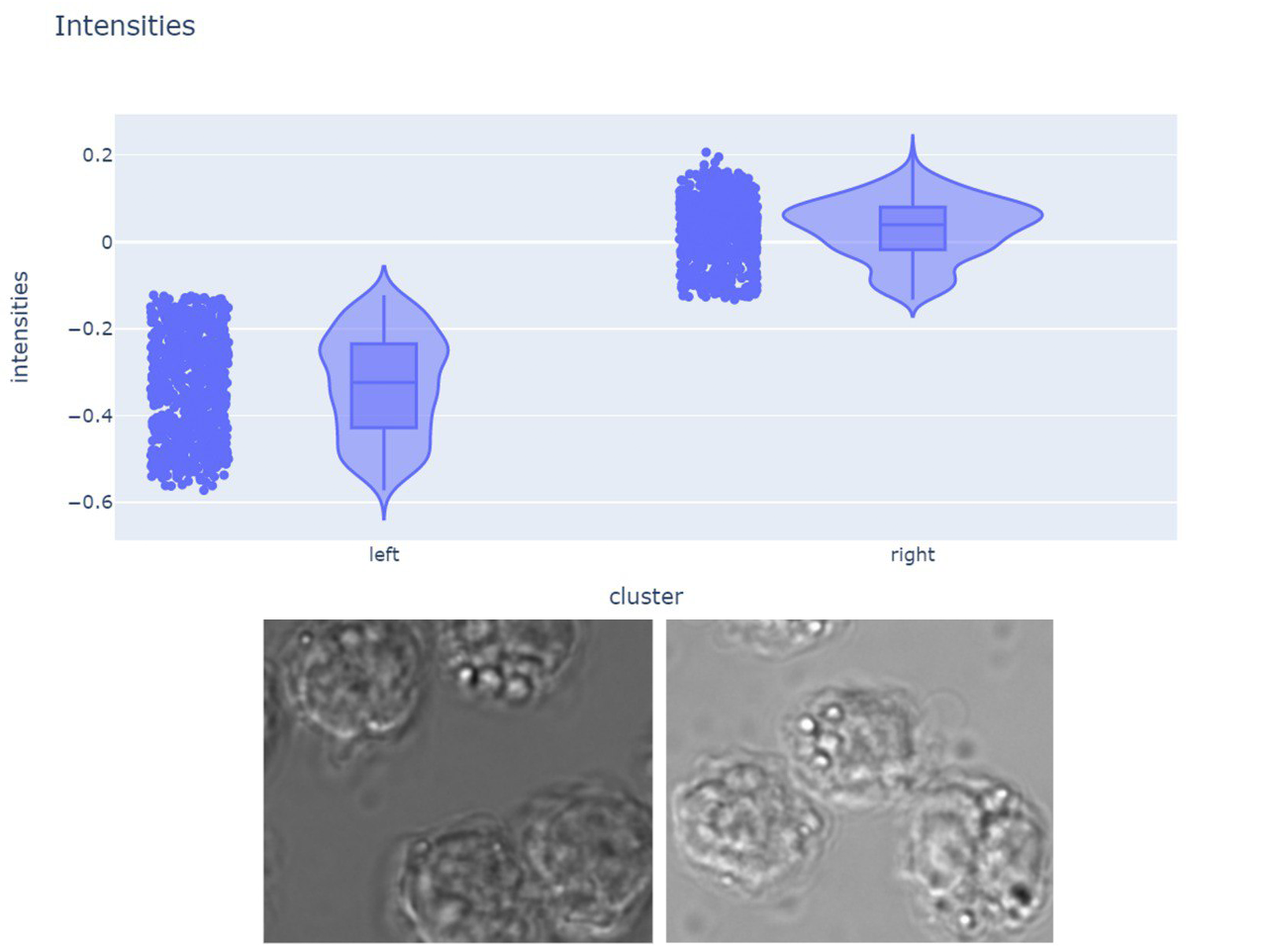
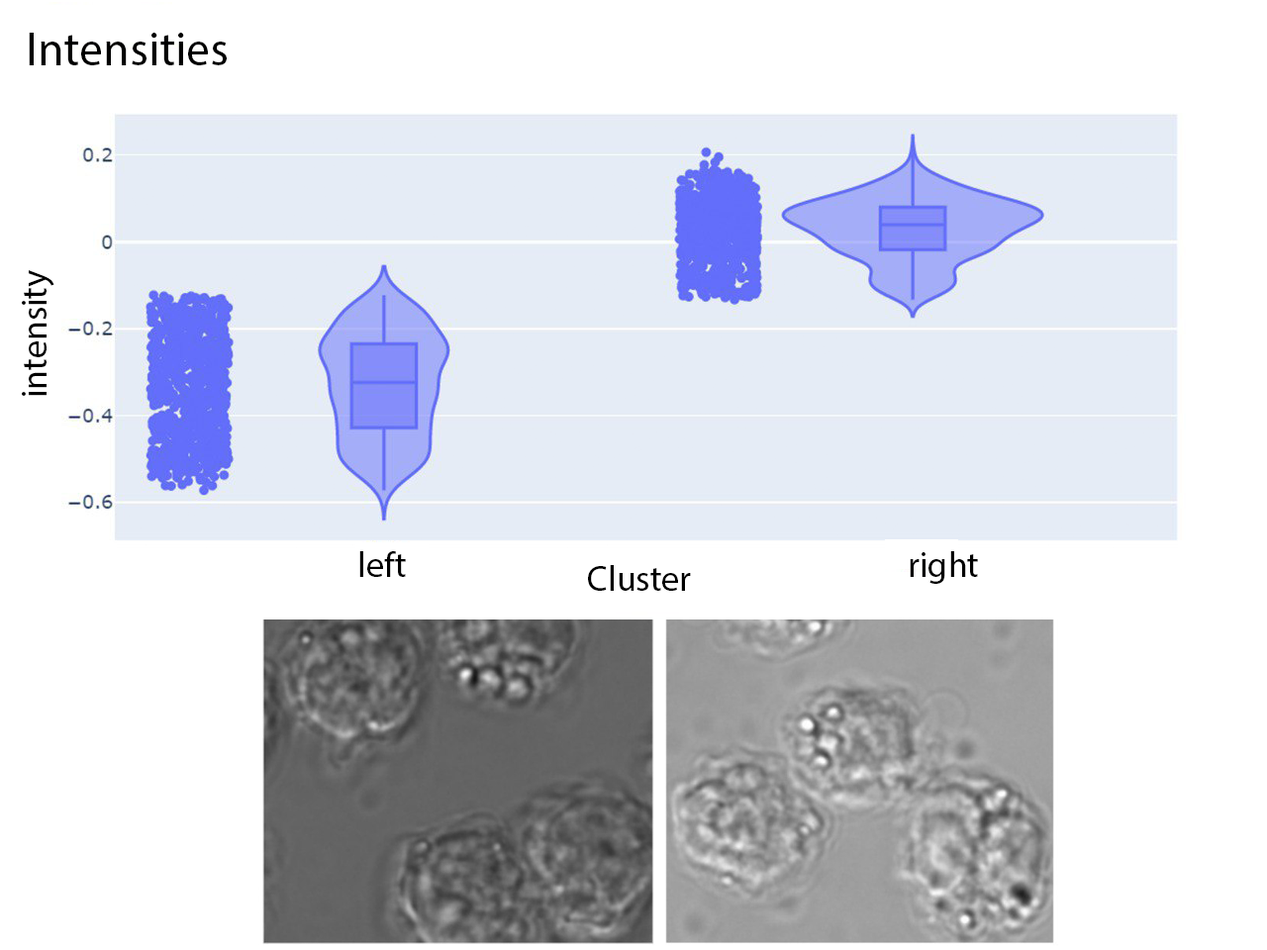
Two versions of the same layered image (1267 x 950). Layer-by-layer changes:
added layer "right" above "intensity" over (909, 551, 978, 584)
added layer "intensity" above "left" over (21, 270, 55, 396)
added layer "left" above "Intensities" over (359, 551, 406, 577)
added layer "Intensities" above "Cluster" over (28, 32, 227, 66)
added layer "Cluster" above "Layer 5" over (587, 565, 691, 591)
added layer "Layer 5" above "Layer 3" over (0, 4, 958, 612)
painted on "Layer 3" over (599, 571, 695, 612)
